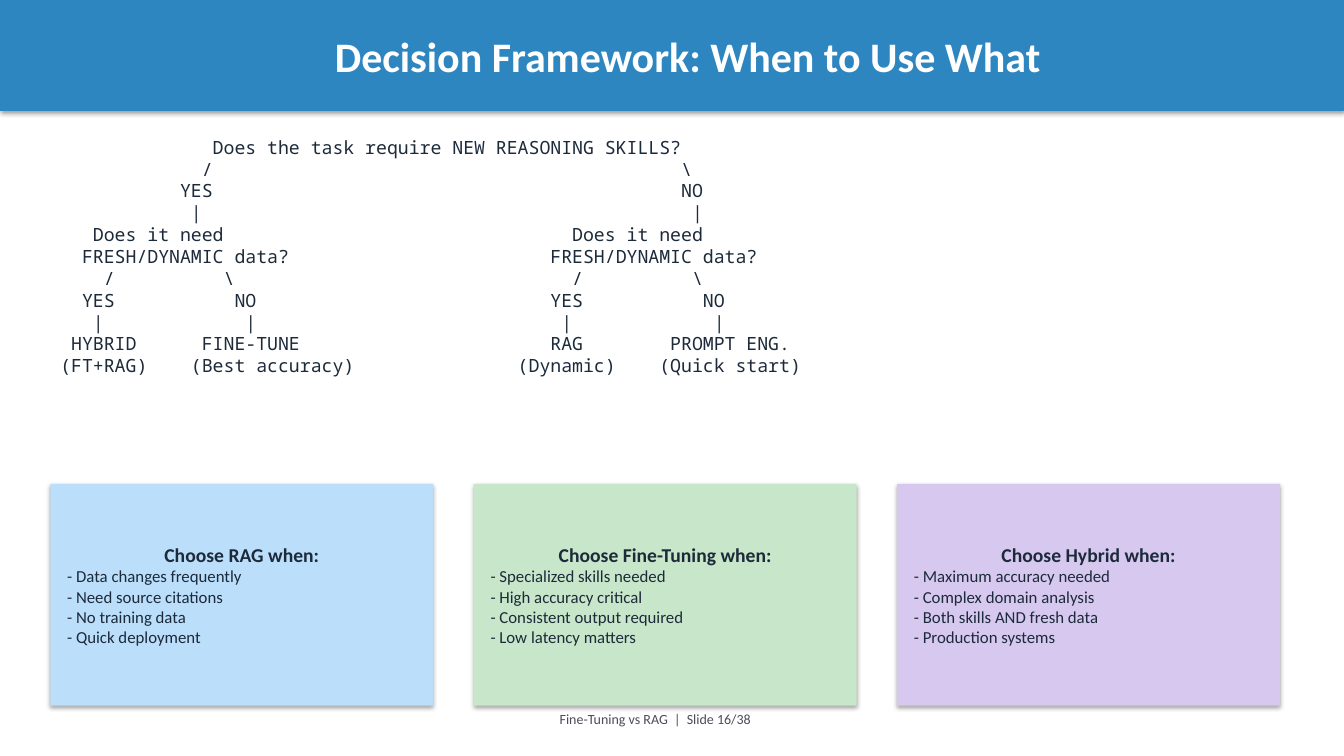
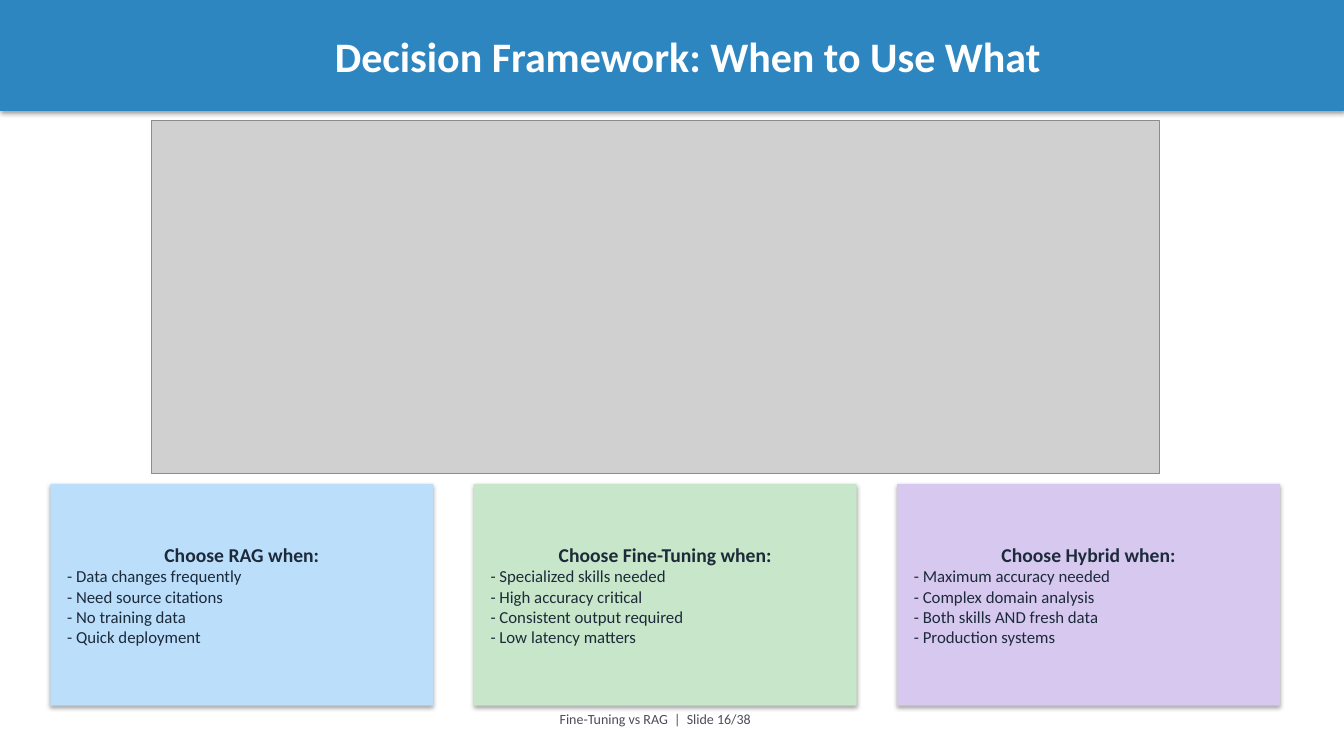
Before and after one commit to intelliswarm-ai/finetune-vs-rag, a slide deck: slide 16 of presentation.pptx. Drawn at 1344x756 pixels with LibreOffice and Linux fonts; fonts in the diff are those of the drawing; grey boxes stand for pictures. Boxes give left, top, right and bottom in pixels: in the first picture for what was removed or moved away, otherwise in the second. Text is boxed around its words. In the diff, an @@ line names an element or a change of style, - is before the commit and + after.

```diff
--- a/presentation.pptx
+++ b/presentation.pptx
@@ text removed at box(60, 140, 801, 377) @@
-Does the task require NEW REASONING SKILLS?
-/ \
-YES NO
-| |
-Does it need Does it need
-FRESH/DYNAMIC data? FRESH/DYNAMIC data?
-/ \ / \
-YES NO YES NO
-| | | |
-HYBRID FINE-TUNE RAG PROMPT ENG.
-(FT+RAG) (Best accuracy) (Dynamic) (Quick start)
@@ picture added at box(151, 121, 1159, 474) @@
```
Also in this commit, not shown: 3 other slides changed, 9 other files.
